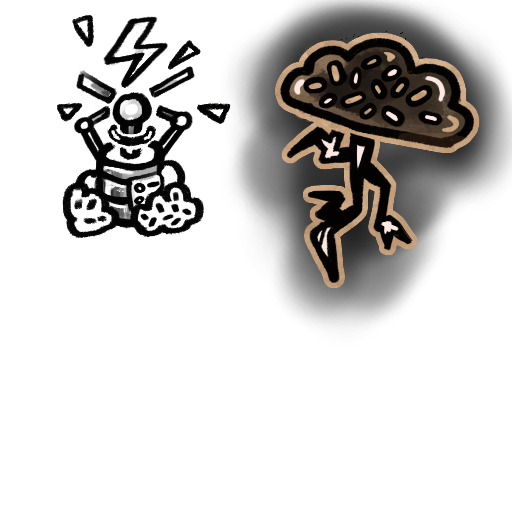
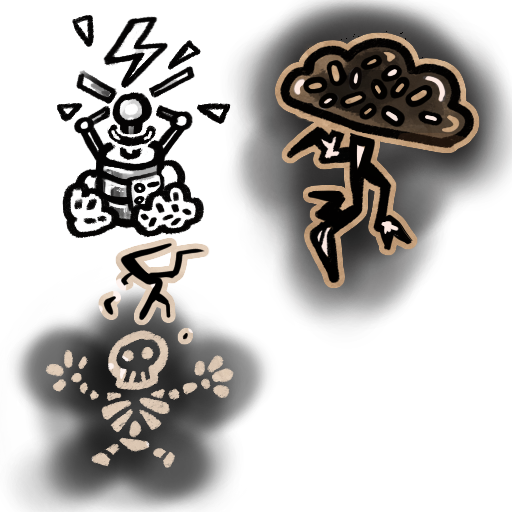
Before/after of a 512 x 512 layered artwork. What changed in the layer stack:
pixels changed over [0, 83, 398, 512] (layer not identified)